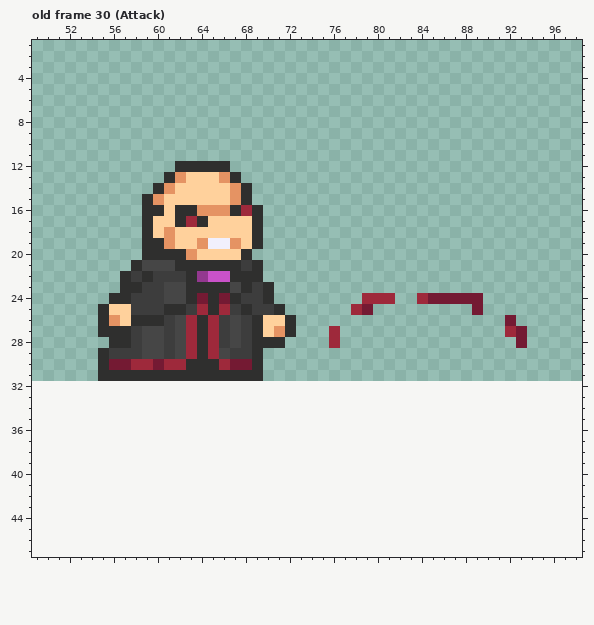
Pixel-art file: data/shaman.aseprite. The first picture shows the starting point.
128x32 pixels, 48 frames. Shown: old frame 30 (Attack): x 49..98, y 1..47. The old version is drawn lined up with the new one, on the new canvas. The commit also changed other frames, which this record leaves out.
After the commit:
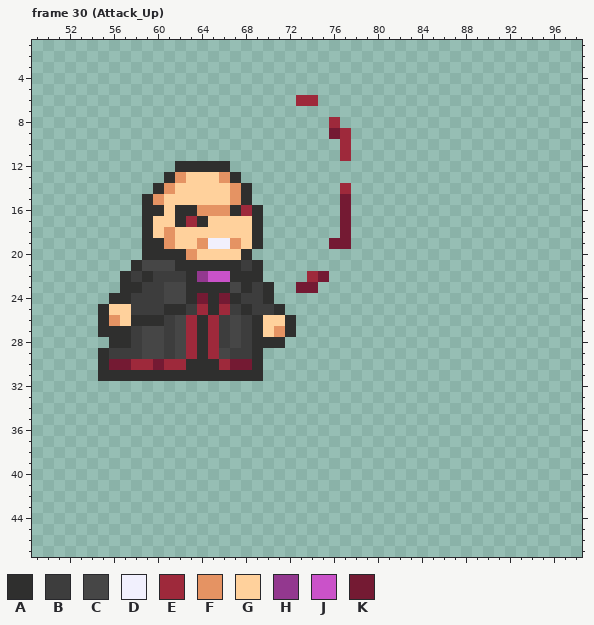
Palette (. is transparent): A #2f2f2e  B #3d3d3d  C #464646  D #f1f0fd  E #9e293b  F #e59363  G #ffd19c  H #93388f  J #ca52c9  K #741a33
A new or re-ordered frame is compared with the old frame closest to it.
The edit:
canvas 128x32 -> 128x48
frames 48 -> 64
Changed rows in their new state; - is an unchanged pixel.
Frame 30 (Attack_Up) is new; against old frame 30 (Attack):
first column x 73:
 6 EE-------------------
 8 ---E-----------------
 9 ---KE----------------
10 ----E----------------
11 ----E----------------
14 ----E----------------
15 ----K----------------
16 ----K----------------
17 ----K----------------
18 ----K----------------
19 ---KK----------------
22 -EK------------------
23 KK-------------------
24 ------...--......----
25 -----..---------.----
26 -------------------.-
27 ---.---------------..
28 ---.----------------.
Where, in picture pixels (left, top, right, bottom), the same in both pictures:
changed: (296, 95, 527, 348)
